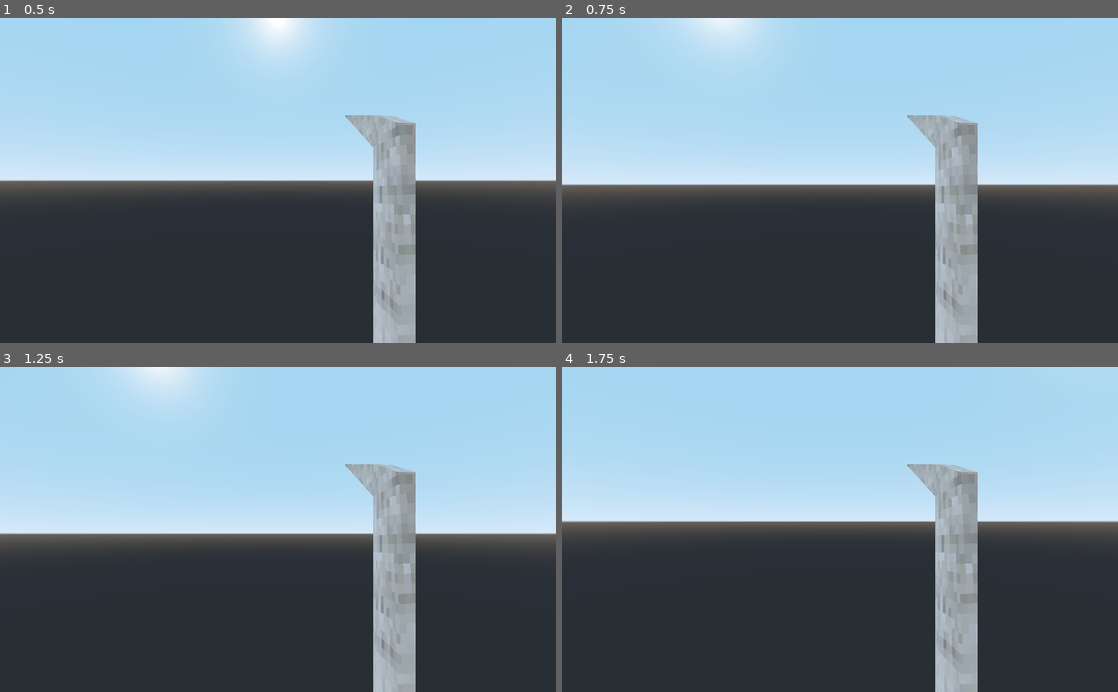
Above: before the commit, frames 1-4 (two rows, left to right).
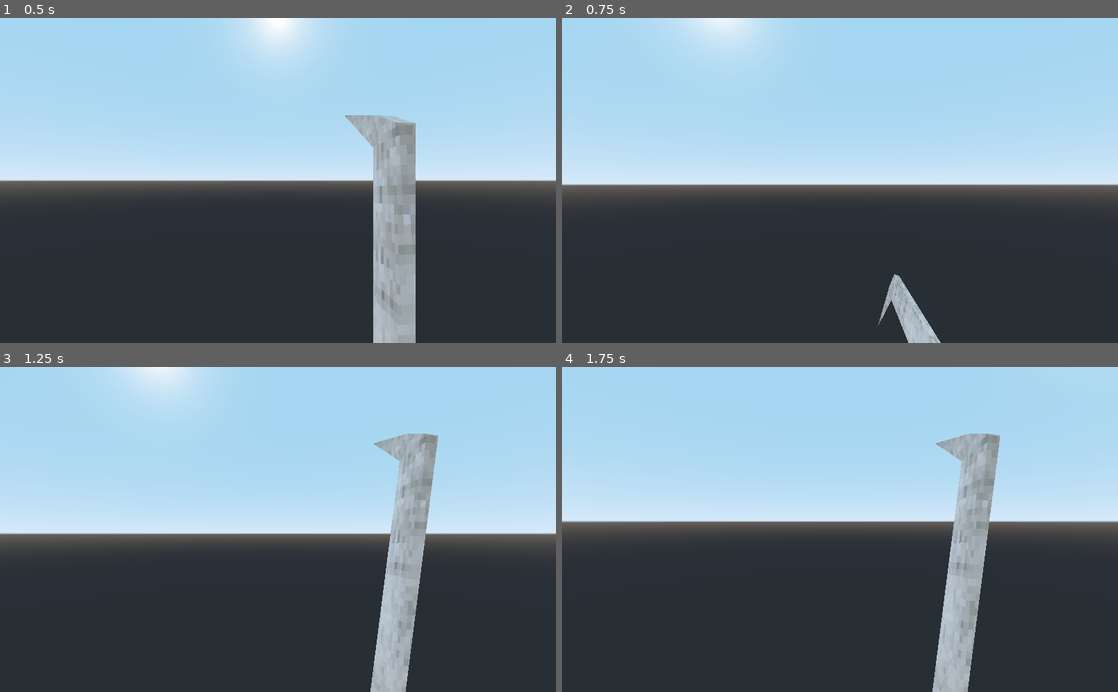
Above: after the commit, the same moments.

Repository: mc-carthy/gdRetroFps
Game: Godot game, scene res://src/Characters/Player/Player.tscn
Two runs of this game, one before a commit and one after it. Both use one fixed random seed, a clock stepped at 60 frames per second and the inputs below. This scene is started directly instead of the project's main scene.
Inputs (mouse positions are in pixels of both pictures, inside the frame that each line leads up to):
- Up to frame 1 (0.5 s): no input
- Up to frame 2 (0.75 s): tap Enter at 0.5 s; move the mouse to (867, 180) at 0.52 s; press the mouse at (867, 180) at 0.53 s; hold W (move_forward) from 0.53 s (still down)
- Up to frame 3 (1.25 s): keep holding W (move_forward); tap Space (jump) at 0.77 s
- Up to frame 4 (1.75 s): keep holding W (move_forward); tap R (restart) at 1.25 s; move the mouse to (812, 529) at 1.27 s; release the mouse at (812, 529) at 1.28 s; click (812, 529) at 1.35 s; tap Space (jump) at 1.52 s

Frame 1 is identical in both runs. In frame 2, 6.4% of the frame differs, in the area x 56-75%, y 29-100%; in frame 3, 4.9%; in frame 4, 4.8%.

Commit message:
Add machete will melee area function ality

Diff:
--- a/src/Characters/Player/Player.tscn
+++ b/src/Characters/Player/Player.tscn
@@ -13,6 +13,7 @@
 [ext_resource path="res://src/Effects/MuzzleFlash.gd" type="Script" id=11]
 [ext_resource path="res://src/Effects/import/muzzleflash1.glb" type="PackedScene" id=12]
 [ext_resource path="res://assets/weapons/imports/muzzleflash3.glb" type="PackedScene" id=13]
+[ext_resource path="res://src/Weapons/MeleeDamageArea.tscn" type="PackedScene" id=14]
 
 [sub_resource type="CapsuleShape" id=1]
 radius = 0.5
@@ -20,7 +21,6 @@
 [sub_resource type="Animation" id=2]
 resource_name = "Attack"
 length = 0.3
-loop = true
 step = 0.05
 tracks/0/type = "value"
 tracks/0/path = NodePath("Graphics:translation")
@@ -228,9 +228,13 @@
 
 [node name="Machete" type="Spatial" parent="Camera/WeaponController/Weapons"]
 transform = Transform( 1, 0, 0, 0, 1, 0, 0, 0, 1, 0.1, -0.1, -0.2 )
-visible = false
+script = ExtResource( 10 )
+damange = 15
+ammo = -1
+attack_rate = 0.4
 
 [node name="Graphics" type="Spatial" parent="Camera/WeaponController/Weapons/Machete"]
+transform = Transform( 0.991959, 0.126563, 0, -0.126563, 0.991959, 0, 0, 0, 1, 0.014958, 0.0603151, -0.0687385 )
 __meta__ = {
 "_editor_description_": ""
 }
@@ -242,6 +246,11 @@
 autoplay = "Idle"
 anims/Attack = SubResource( 2 )
 anims/Idle = SubResource( 3 )
+
+[node name="BulletEmitter" type="Spatial" parent="Camera/WeaponController/Weapons/Machete"]
+
+[node name="MeleeDamageArea" parent="Camera/WeaponController/Weapons/Machete/BulletEmitter" instance=ExtResource( 14 )]
+transform = Transform( 1, 0, 0, 0, 1, 0, 0, 0, 1, 0, 0, -0.5 )
 
 [node name="Shotgun" type="Spatial" parent="Camera/WeaponController/Weapons"]
 transform = Transform( 1, 0, 0, 0, 1, 0, 0, 0, 1, 0.1, 0.1, -0.25 )
@@ -286,6 +295,7 @@
 
 [node name="MachineGun" type="Spatial" parent="Camera/WeaponController/Weapons"]
 transform = Transform( 1, 0, 0, 0, 1, 0, 0, 0, 1, 0.1, 0.1, -0.3 )
+visible = false
 script = ExtResource( 10 )
 automatic = true
 
--- a/src/Levels/World.tscn
+++ b/src/Levels/World.tscn
@@ -79,4 +79,4 @@
 transform = Transform( 1, 0, 0, 0, -0.809479, 0.587149, 0, -0.587149, -0.809479, 0, 24.4574, 0 )
 
 [node name="Player" parent="." instance=ExtResource( 4 )]
-transform = Transform( 1, 0, 0, 0, 1, 0, 0, 0, 1, 6.64466, 1.93406, 3.88174 )
+transform = Transform( 1, 0, 0, 0, 1, 0, 0, 0, 1, 7, 1, 4 )
--- /dev/null
+++ b/src/Weapons/MeleeDamageArea.gd
@@ -0,0 +1,17 @@
+extends Area
+
+var bodies_to_exclude: Array = []
+var damage: int = 1
+
+func set_damage(value: int) -> void:
+	damage = value
+
+func set_bodies_to_exclude(value: Array) -> void:
+	bodies_to_exclude = value
+
+func fire() -> void:
+	for body in get_overlapping_bodies():
+		if body in bodies_to_exclude:
+			continue
+		if body.has_method('hurt'):
+			body.hurt(damage, global_transform.origin.direction_to(body.global_transfor.origin))
--- /dev/null
+++ b/src/Weapons/MeleeDamageArea.tscn
@@ -0,0 +1,16 @@
+[gd_scene load_steps=3 format=2]
+
+[ext_resource path="res://src/Weapons/MeleeDamageArea.gd" type="Script" id=1]
+
+[sub_resource type="BoxShape" id=1]
+extents = Vector3( 0.5, 0.5, 0.5 )
+
+[node name="MeleeDamageArea" type="Area"]
+transform = Transform( 1, 0, 0, 0, 1, 0, 0, 0, 1, 7, 2, 2.39309 )
+collision_layer = 0
+collision_mask = 2
+script = ExtResource( 1 )
+
+[node name="CollisionShape" type="CollisionShape" parent="."]
+transform = Transform( 1, 0, 0, 0, 1, 0, 0, 0, 1, 0, 0, -0.5 )
+shape = SubResource( 1 )
--- a/src/Weapons/Weapon.gd
+++ b/src/Weapons/Weapon.gd
@@ -42,7 +42,8 @@
 			emit_signal('out_of_ammo')
 		return
 
-	ammo -= 1
+	if ammo > 0:
+		ammo -= 1
 
 	var start_tx: Transform = bullet_emitter_node.global_transform
 	bullet_emitter_node.global_transform = bullet_origin.global_transform
Not shown: 1 places in src/Characters/Player/Player.tscn that only renumber resources
